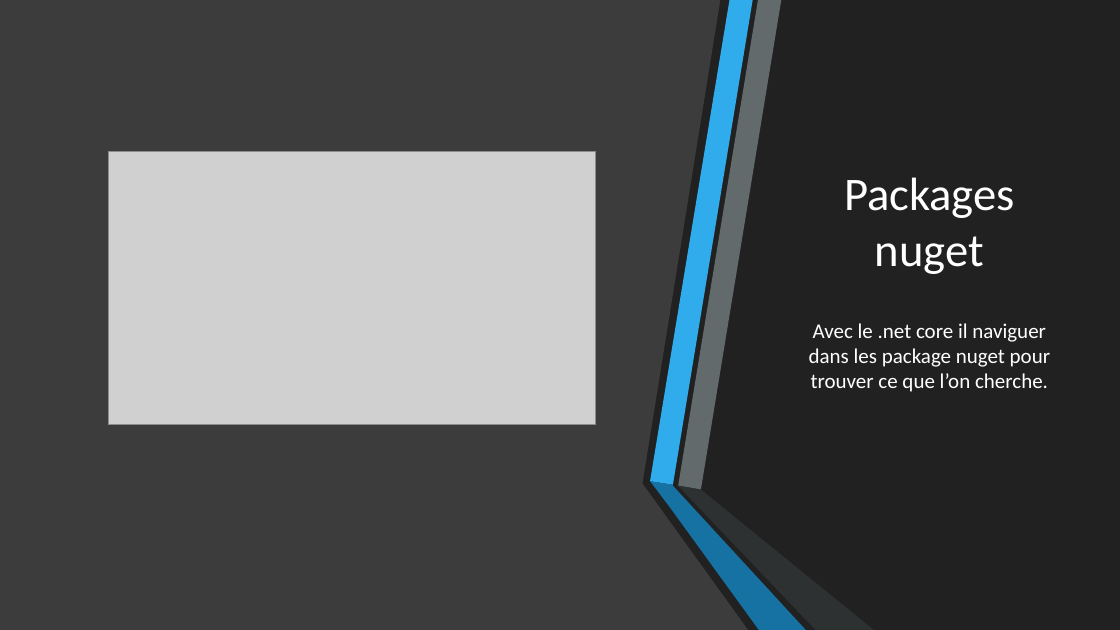
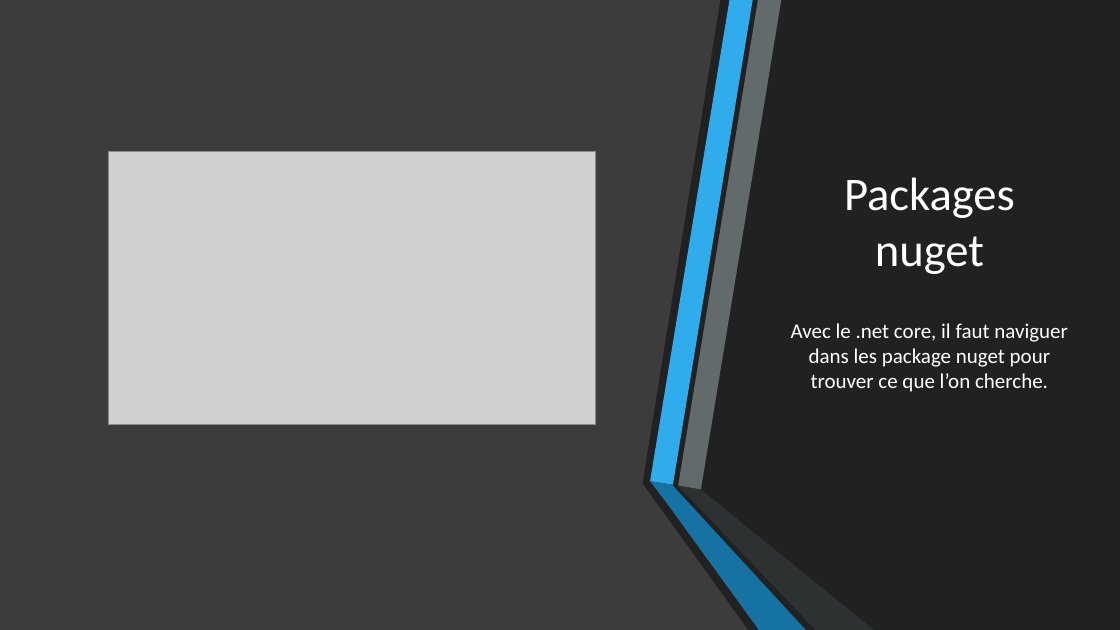
Before and after one commit to 74nu5/Meetup-MUG.net-05-02-2019, a slide deck: slide 8 of Présentation.pptx. Drawn at 1120x630 pixels with LibreOffice and Linux fonts; fonts in the diff are those of the drawing; grey boxes stand for pictures. Boxes give left, top, right and bottom in pixels: in the first picture for what was removed or moved away, otherwise in the second. Text is boxed around its words. In the diff, an @@ line names an element or a change of style, - is before the commit and + after.

```diff
--- a/Présentation.pptx
+++ b/Présentation.pptx
@@ text at [791, 323, 1068, 392]: text changed @@
-Avec le .net core il naviguer dans les package nuget pour trouver ce que l’on cherche.
+Avec le .net core, il faut naviguer dans les package nuget pour trouver ce que l’on cherche.
```
Also in this commit, not shown: 1 other slide changed, 1 other file.
